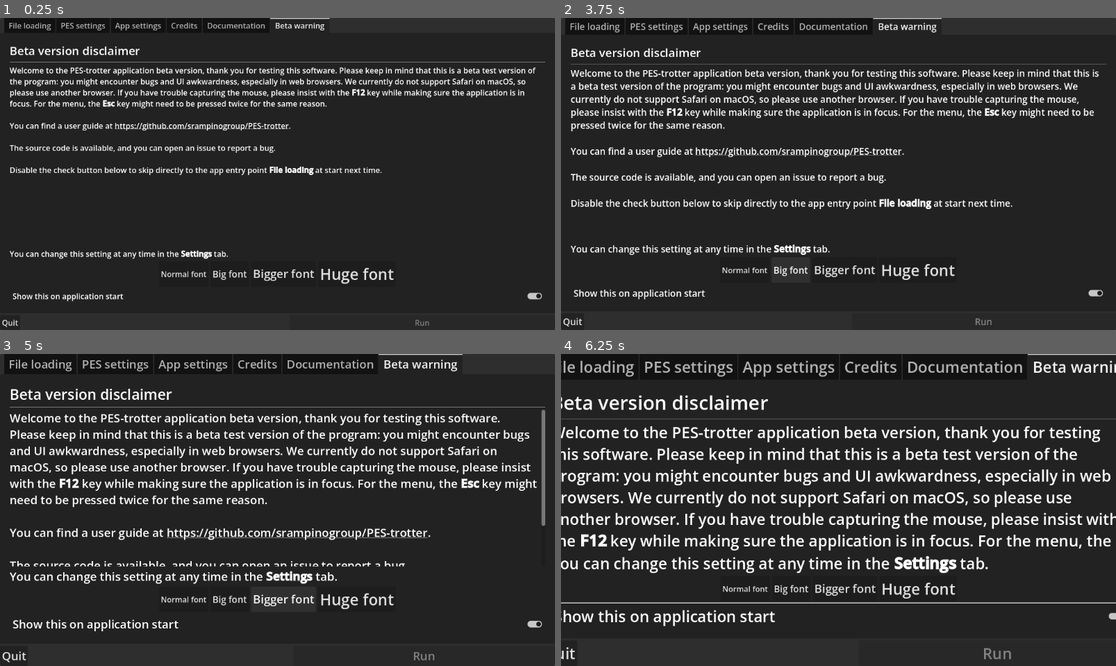
Above: before the commit, frames 1-4 (two rows, left to right).
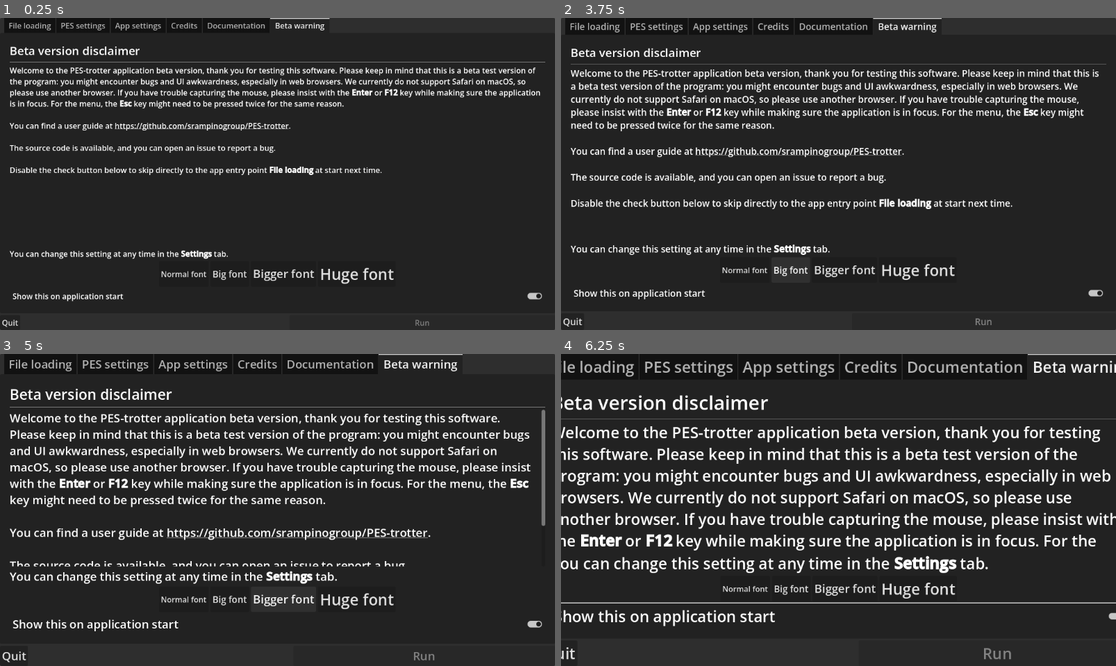
Above: after the commit, the same moments.

Repository: srampinogroup/PES-trotter
Game: Godot game, scene res://scenes/MainMenu.tscn
Two runs of this game, one before a commit and one after it. Both use one fixed random seed, a clock stepped at 60 frames per second and the inputs below.
Inputs (mouse positions are in pixels of both pictures, inside the frame that each line leads up to):
- Up to frame 1 (0.25 s): no input
- Up to frame 2 (3.75 s): click "Normal font" at 0.5 s; click "Normal font" at 1.25 s; click "Show this on application start" at 2 s; click "Show this on application start" at 2.75 s; click "Big font" at 3.5 s
- Up to frame 3 (5 s): click "Bigger font" at 4.25 s
- Up to frame 4 (6.25 s): click "Huge font" at 5 s; tap Enter at 5.75 s; move the mouse to (960, 494) at 5.77 s; hold D (move_right) from 5.78 s (still down); tap Down (look_down) at 5.85 s; click (960, 494) at 5.92 s

The runs differ from the first frame. In frame 1, 1.2% of the frame differs, in the area x 1-98%, y 22-30%; in frame 2, 1.6%; in frame 3, 2.3%, in the area x 1-97%, y 39-50%; in frame 4, 2.1%.

Commit message:
Update documentation and welcome tabs; web export 0.12.1

Diff:
--- a/src/project.godot
+++ b/src/project.godot
@@ -15,7 +15,7 @@
 [application]
 
 config/name="PES-trotter"
-config/version="0.12.0"
+config/version="0.12.1"
 run/main_scene="uid://br2m66dhim41b"
 config/features=PackedStringArray("4.6", "GL Compatibility")
 boot_splash/bg_color=Color(0.3019608, 0.49411765, 0.7529412, 1)
--- a/src/scenes/BetaWarning.tscn
+++ b/src/scenes/BetaWarning.tscn
@@ -36,7 +36,7 @@
 layout_mode = 2
 size_flags_vertical = 3
 bbcode_enabled = true
-text = "Welcome to the PES-trotter application beta version, …(283 unchanged characters)… ng the mouse, please insist with the [b]F12[/b] key while making sure the applic …(103 unchanged characters)…
+text = "Welcome to the PES-trotter application beta version, …(283 unchanged characters)… ng the mouse, please insist with the [b]Enter[/b] or [b]F12[/b] key while making sure the applic …(103 unchanged characters)…
 
 You can find a user guide at [url]https://github.com/srampinogroup/PES-trotter[/url].
 
--- a/src/scenes/Credits.tscn
+++ b/src/scenes/Credits.tscn
@@ -33,7 +33,7 @@
 bbcode_enabled = true
 text = "The project is hosted on GitHub at this address: [url]https://github.com/srampinogroup/PES-trotter[/url] along with a user guide.
 
-Privat E, Rawat AMS, Ballotta B, Polimeno A, Rampino S, \"PES-trotter: A cross-platform open-source application for the analysis of molecular processes on 3D potential-energy landscapes\", [i]Journal of Computational Chemistry[i] 47, e70397 (2026), DOI: [url]https://doi.org/10.1002/jcc.70397[/url]"
+Privat E, Rawat AMS, Ballotta B, Polimeno A, Rampino S, \"PES-trotter: A cross-platform open-source application for the analysis of molecular processes on 3D potential-energy landscapes\", [i]Journal of Computational Chemistry[/i] 47, e70397 (2026), DOI: [url]https://doi.org/10.1002/jcc.70397[/url]"
 fit_content = true
 
 [node name="LicenseLabel" type="Label" parent="VBoxContainer" unique_id=436071189]
Not shown, added: src/export/index.png.import
Not shown, added: src/export/index.audio.position.worklet.js
Not shown, added: src/export/index.audio.worklet.js
Not shown, added: src/export/index.html
Not shown, added: src/export/index.js
Not shown, added: src/export/index.pck
Not shown, added: src/export/index.png
Not shown, changed: src/export/index.wasm
